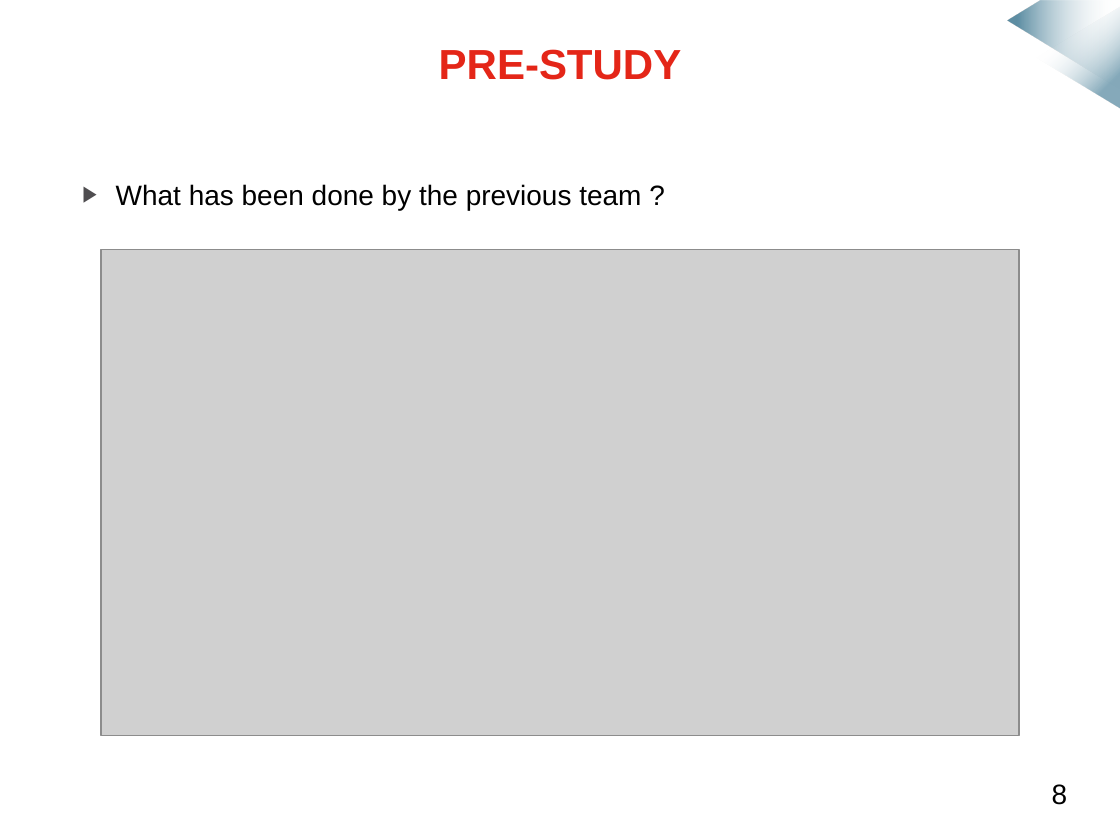
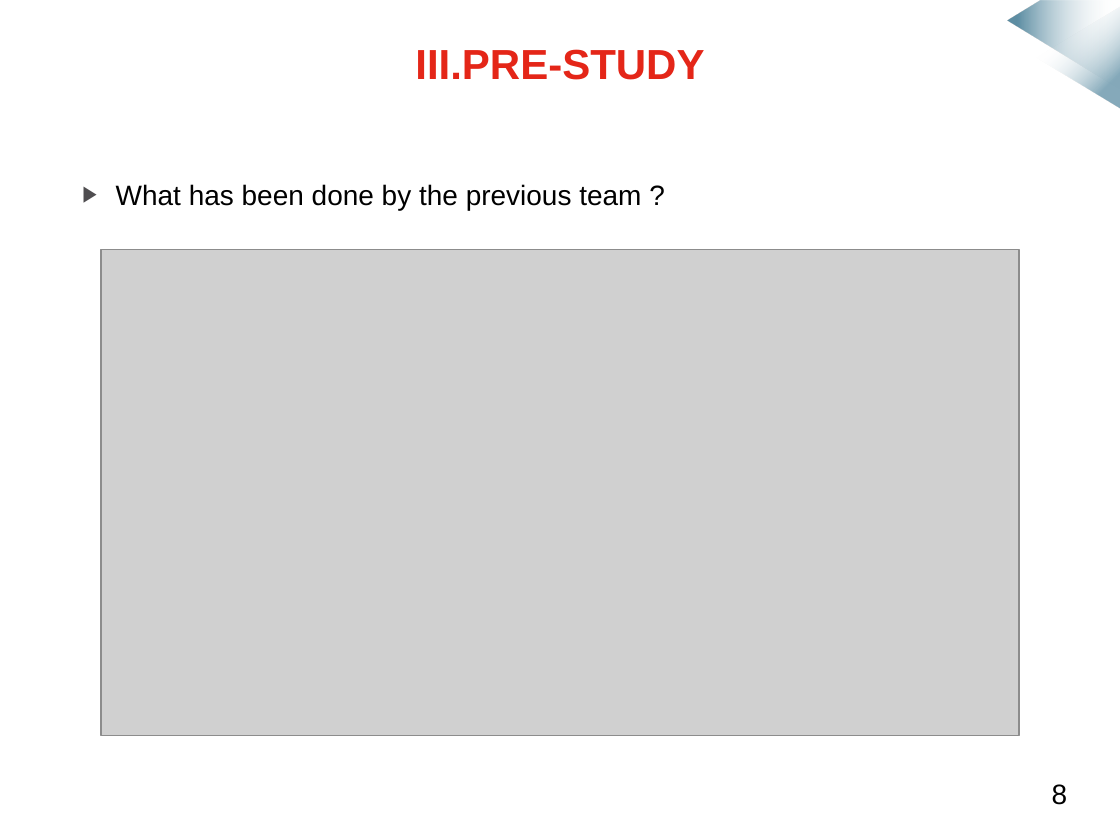
Before and after one commit to mmeven/EP_Domotique_Tablette, a slide deck: slide 8 of Rendu/Diapo_prototype_janvier.pptx. Drawn at 1120x840 pixels with LibreOffice and Linux fonts; fonts in the diff are those of the drawing; grey boxes stand for pictures; background and template pictures are left out. Boxes give left, top, right and bottom in pixels: in the first picture for what was removed or moved away, otherwise in the second. Text is boxed around its words. In the diff, an @@ line names an element or a change of style, - is before the commit and + after.

```diff
--- a/Rendu/Diapo_prototype_janvier.pptx
+++ b/Rendu/Diapo_prototype_janvier.pptx
@@ text at (415,49,704,80): text changed @@
-PRE-STUDY
+III.PRE-STUDY
```
Also in this commit, not shown: 12 other slides changed.
